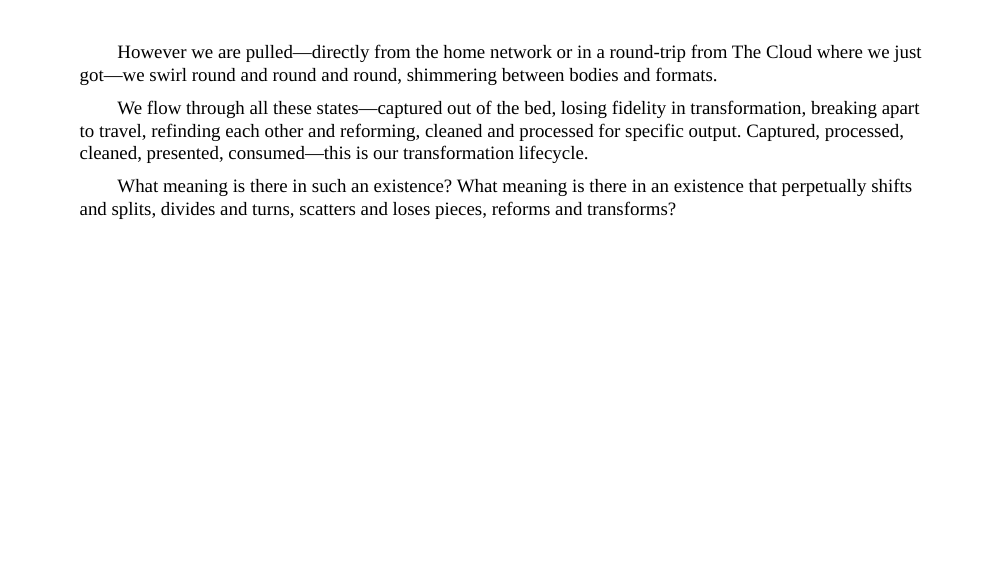
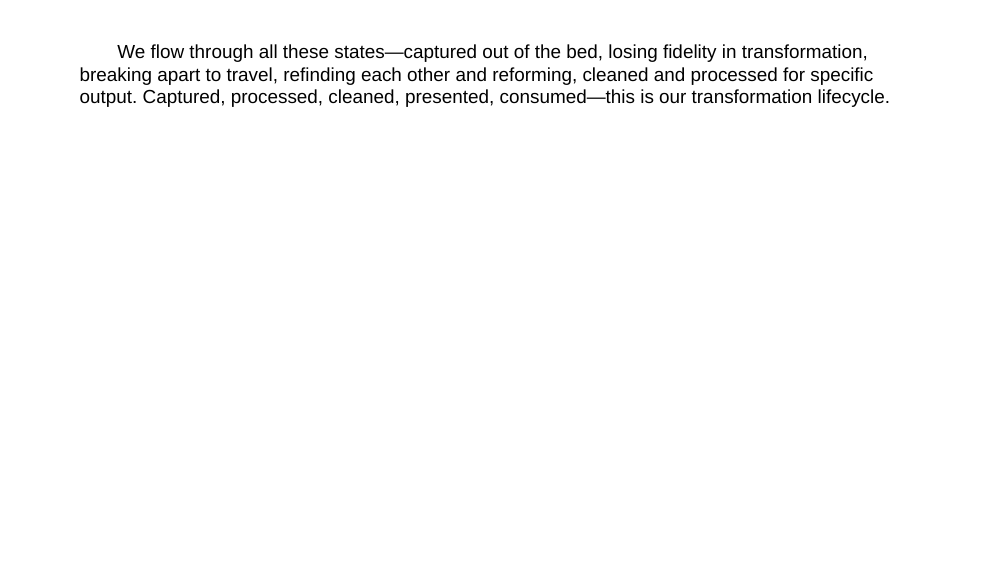
Before and after one commit to talosgl/manuscript2slides, a slide deck: slide 32 of src/manuscript2slides/resources/sample_slides_output.pptx (slide 12 before the commit). Drawn at 1008x567 pixels with LibreOffice and Linux fonts; fonts in the diff are those of the drawing. Boxes give left, top, right and bottom in pixels: in the first picture for what was removed or moved away, otherwise in the second. Text is boxed around its words. In the diff, an @@ line names an element or a change of style, - is before the commit and + after.

Commit message:
update sample pptx output

```diff
--- a/src/manuscript2slides/resources/sample_slides_output.pptx
+++ b/src/manuscript2slides/resources/sample_slides_output.pptx
@@ text "We flow through all these ..." at (80,44,890,107): font Times New Roman to Arial @@
@@ text at (80,44,921,85): paragraph removed @@
-However we are pulled—directly from the home network or in a round-trip from The Cloud where we just got—we swirl round and round and round, shimmering between bodies and formats.
@@ text at (80,178,912,219): paragraph removed @@
-What meaning is there in such an existence? What meaning is there in an existence that perpetually shifts and splits, divides and turns, scatters and loses pieces, reforms and transforms?
```
Also in this commit, not shown: 22 other slides changed, 56 slides added.
